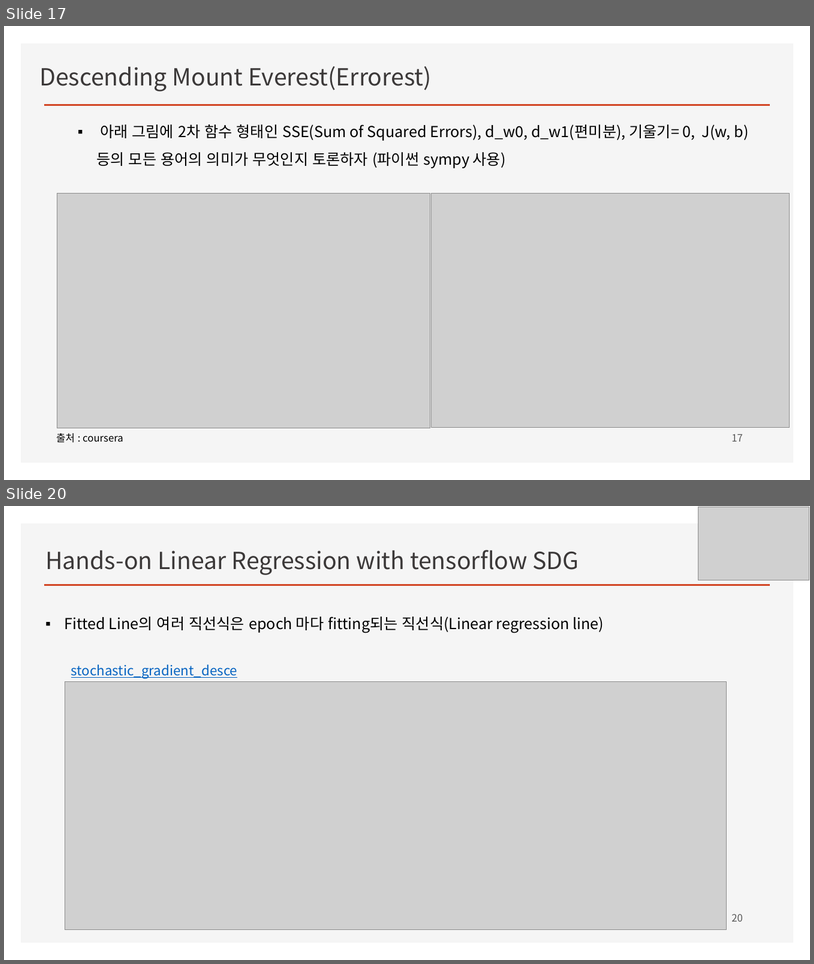
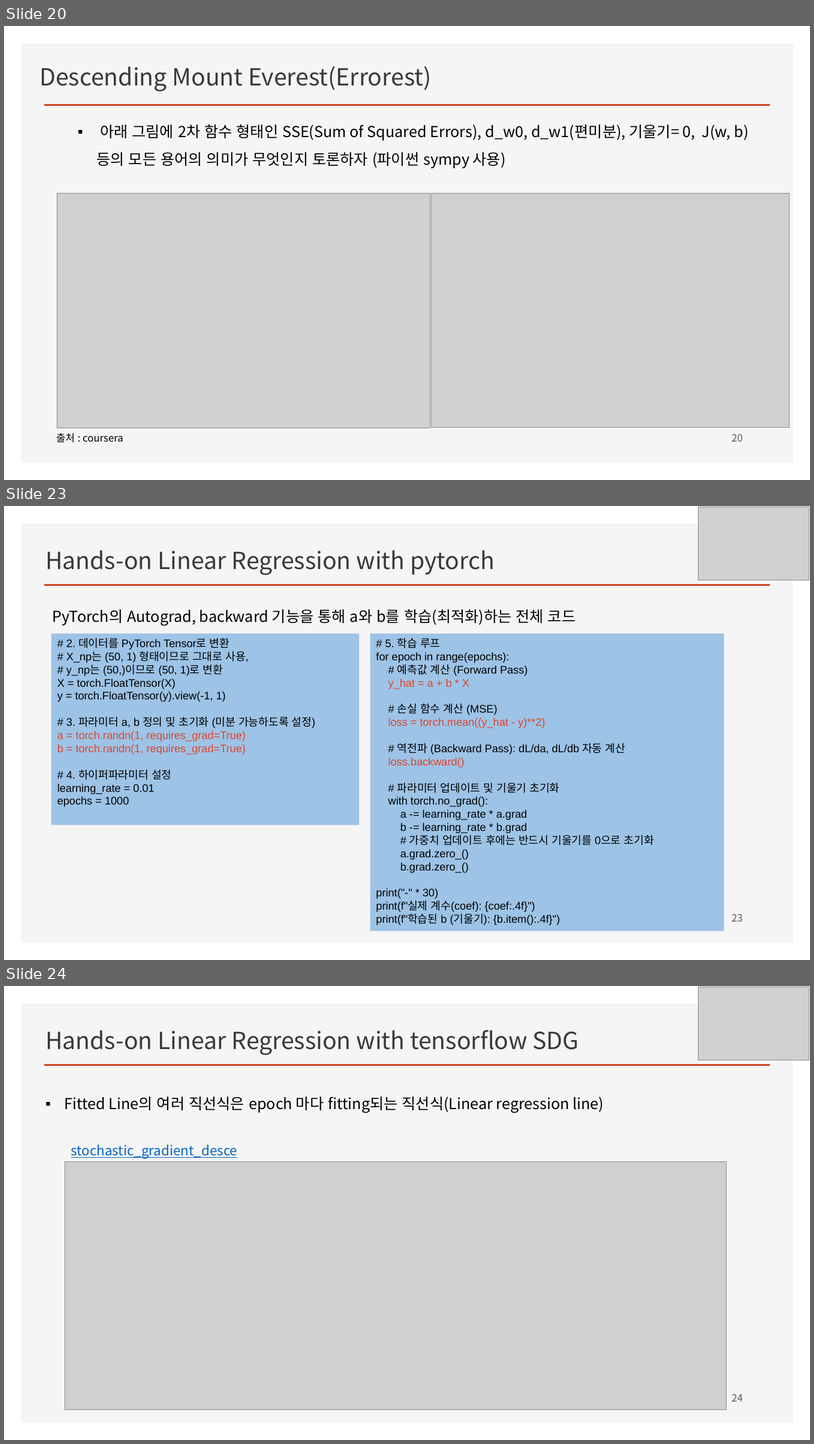
Before and after one commit to ancestor9/mathematics-for-machine-learning, a slide deck: Linear_Algebra/w4_Perceptron_Regression.pptx. Shown one above the other, each under a label of ours: slides 17 and 20 before the commit, slides 20, 23 and 24 after it; the slides between them are not shown. The pictures are 814x964 and 814x1444 pixels, drawn with LibreOffice and Linux fonts; fonts in the diff are those of the drawing; grey boxes stand for pictures; background and template pictures are left out. Boxes give left, top, right and bottom in pixels: in the first picture for what was removed or moved away, otherwise in the second. Text is boxed around its words. In the diff, an @@ line names an element or a change of style, - is before the commit and + after.

```diff
--- a/Linear_Algebra/w4_Perceptron_Regression.pptx
+++ b/Linear_Algebra/w4_Perceptron_Regression.pptx
@@ slide 23 added at (4, 506, 810, 960), background #FFFFFF; not listed: 2 template elements that a slide beside it also shows @@
@@ picture added at (699, 507, 810, 580) @@
@@ text added at (45, 550, 495, 575), 28 pt, text #3B3838 @@
+Hands-on Linear Regression with pytorch
@@ text added at (52, 609, 576, 626), 18 pt, text #000000 @@
+PyTorch의 Autograd, backward 기능을 통해 a와 b를 학습(최적화)하는 전체 코드
@@ rectangle added at (51, 634, 359, 825), fill #9DC3E6, 13 pt, text #000000 @@
+# 2. 데이터를 PyTorch Tensor로 변환
+# X_np는 (50, 1) 형태이므로 그대로 사용,
+# y_np는 (50,)이므로 (50, 1)로 변환
+X = torch.FloatTensor(X)
+y = torch.FloatTensor(y).view(-1, 1)
+# 3. 파라미터 a, b 정의 및 초기화 (미분 가능하도록 설정)
+a = torch.randn(1, requires_grad=True)
+b = torch.randn(1, requires_grad=True)
+# 4. 하이퍼파라미터 설정
+learning_rate = 0.01
+epochs = 1000
@@ rectangle added at (371, 634, 725, 931), fill #9DC3E6, 13 pt, text #000000 @@
+# 5. 학습 루프
+for epoch in range(epochs):
+# 예측값 계산 (Forward Pass)
+y_hat = a + b * X
+# 손실 함수 계산 (MSE)
+loss = torch.mean((y_hat - y)**2)
+# 역전파 (Backward Pass): dL/da, dL/db 자동 계산
+loss.backward()
+# 파라미터 업데이트 및 기울기 초기화
+with torch.no_grad():
+a -= learning_rate * a.grad
+b -= learning_rate * b.grad
+# 가중치 업데이트 후에는 반드시 기울기를 0으로 초기화
+a.grad.zero_()
+b.grad.zero_()
+print("-" * 30)
+print(f"실제 계수(coef): {coef:.4f}")
+print(f"학습된 b (기울기): {b.item():.4f}")
@@ page number added at (732, 913, 743, 921), 12 pt, text #595959 @@
+23
@@ what was slide 17 is now slide 20 @@
@@ page number at (732, 433, 743, 441): text changed @@
-17
+20
@@ what was slide 20 is now slide 24 @@
@@ page number at (732, 1393, 743, 1401): text changed @@
-20
+24
```
Also in this commit, not shown: 15 slides changed, 6 other slides added, 21 slides removed.
